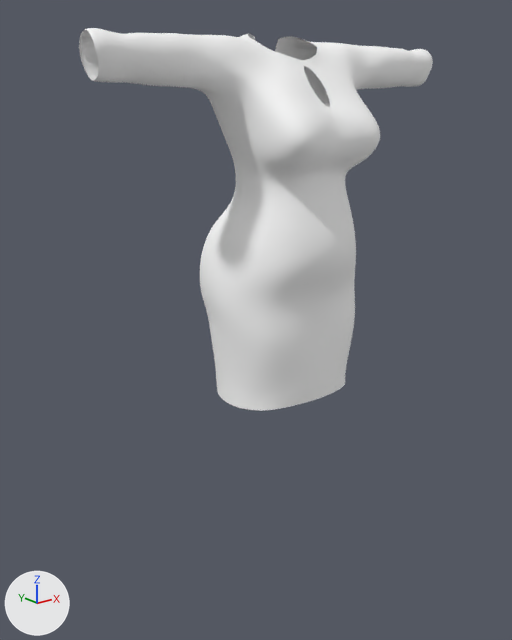
Renders of the FBX model Assets/Models/Humans/Nora/SeparatedOutfits/ButtonDress.fbx from each side of a commit.
Camera for both pictures: a 50 mm camera at (-3.02, -3.4, 3.36) aimed at (-0.15, 0.19, 1.92). The axes (+X, +Y, +Z) are drawn at lower left. The lights are the same throughout. The picture after the commit comes second.

Before the edit, the objects in view are built like this:
```python
me_nora_f_dress_11mesh = bpy.data.meshes.new('Nora.F_Dress_11Mesh')
me_nora_f_dress_11mesh.from_pydata(...)  # 18612 vertices, 18370 faces; spans x -1.31..1.31, y -0.45..0.55, z 1.44..3.73
me_nora_f_dress_11mesh.materials.append(mat_nora_buttondress)  # white #ffffff
ob_nora_casualbuttondressseparated = bpy.data.objects.new('Nora.casualButtonDressSeparated', me_nora_f_dress_11mesh)
ob_nora_casualbuttondressseparated.location = (0.0, 0.0, 0.0)
```
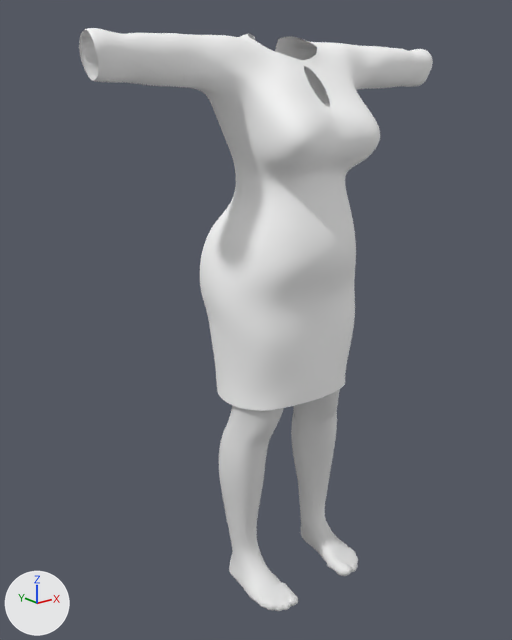
Changed parts and their boxes [x1, y1, x2, y2] in the pictures (512 x 640 px):
'Nora.buttonDressTightsSeparated', added: after [219, 389, 358, 611]

The edits, one by one:
Material 'Nora.buttonDressTights' (mat_nora_buttondresstights) is new.
Its base color is (0.8, 0.8, 0.8) (white #e7e7e7).
Mesh me_nora_tightsmesh_002 is new.
It has 11486 vertices, 11288 faces and spans x -0.5..0.5, y -0.4..0.27, z 0.01..1.91.
It uses material mat_nora_buttondresstights (white #e7e7e7).
Object 'Nora.buttonDressTightsSeparated' (ob_nora_buttondresstightsseparated) is new; it shows me_nora_tightsmesh_002.
Its location is (0.0, 0.0, 0.0).
